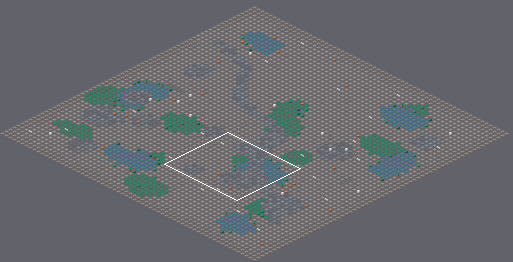
Two versions of a level (Tiled map (JSON), content/areas/soggy-bog.tmj). The first picture is a wide view before the edit; the outline marks the close-up.
Close-up. Before the edit:
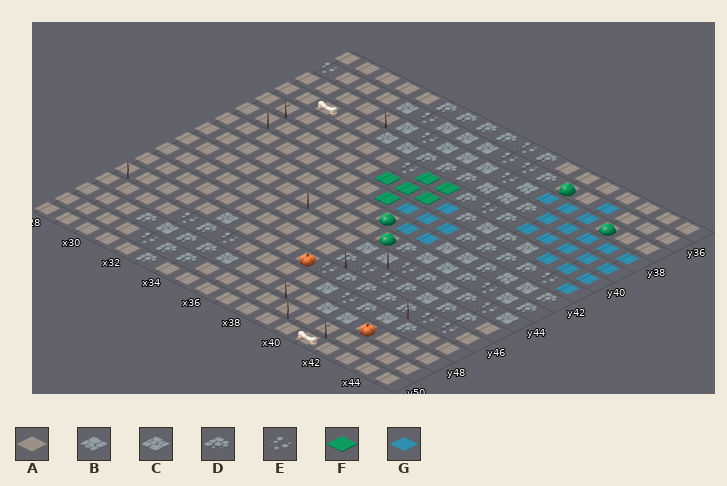
Cells are 192x96 px. Isometric: x runs down to the right, y down to the left. Shown: x 28..45, y 35..50. The commit also changed other parts of the map, which this record leaves out.
Key: from "kaykit": A 2 "dungeon_floor_dirt_large", B 12 "halloween_path_A", C 13 "halloween_path_B", D 14 "halloween_path_C", E 15 "halloween_path_D", F 38 "city_park_base", G 48 "water".
_ is an empty cell.
Layers that did not change in this view are not listed.
Layer "floor" before, first column x 28:
35 AAAAADDDDEDAAAAAAA
36 EAAACECCCEEDAAGAAA
37 AAAAACECCCEBGGGAAA
38 AAAAACCDDDBBDGGGGG
39 AAAAAAAEFFDEDGGGGG
40 AAAAAAAFFFGDCDCGGG
41 AAAAAAAAFGGGDDDDEG
42 AAAAAAAAAAGGCCDBCD
43 AAAAAAAAAAADCCDECD
44 AAAAAAAAAACCEDCDEC
45 AAAAAAAAAADEEDCDDA
46 AAAAACAAAAEDDDDEEA
47 AAAAEDEAAAACEDCDAA
48 AAADCDDCAAAACCDAAA
49 AAAAEDDAAAAAAAAAAA
50 AAAAADAAAAAAAAAAAA
After:
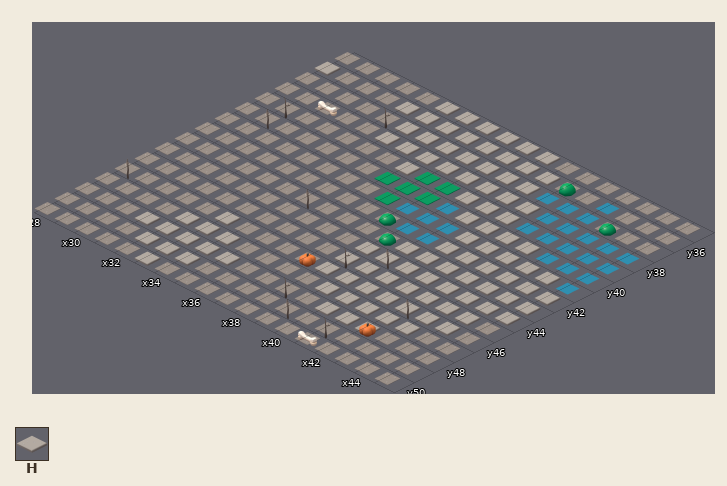
Further tiles: from "kaykit": H 11 "halloween_floor_dirt".
Diff:
Layer "floor":
The edit turns tile B into tile H in row 37 at x 39; in row 38 at x 38 to 39; in row 42 at x 43.
The edit turns tile C into tile H in row 36 at x 32 and 34 to 36; in row 37 at x 33 and 35 to 37; in row 38 at x 33 to 34; in row 40 at x 40 and 42; in rows 42 to 43 at x 40 to 41 and 44; in row 44 at x 38 to 39, 42 and 45.
The edit turns tile C into tile H in row 45 at x 42; in row 46 at x 33; in row 47 at x 39 and 42; in row 48 at x 32, 35 and 40 to 41.
The edit turns tile D into tile H in row 35 at x 33 to 36 and 38; in row 36 at x 39; in row 38 at x 35 to 37 and 40; in row 39 at x 38 and 40; in row 40 at x 39 and 41; in row 41 at x 40 to 43.
The edit turns tile D into tile H in row 42 at x 42 and 45; in row 43 at x 39, 42 and 45; in row 44 at x 41 and 43; in row 45 at x 38, 41 and 43 to 44; in row 46 at x 39 to 42; in row 47 at x 33, 41 and 43.
The edit turns tile D into tile H in row 48 at x 31, 33 to 34 and 42; in row 49 at x 33 to 34; in row 50 at x 33.
The edit turns tile E into tile H in row 35 at x 37; in row 36 at x 28, 33 and 37 to 38; in row 37 at x 34 and 38; in row 39 at x 35 and 39; in row 41 at x 44; in row 43 at x 43.
The edit turns tile E into tile H in row 44 at x 40 and 44; in row 45 at x 39 to 40; in row 46 at x 38 and 43 to 44; in row 47 at x 32, 34 and 40; in row 49 at x 32.
